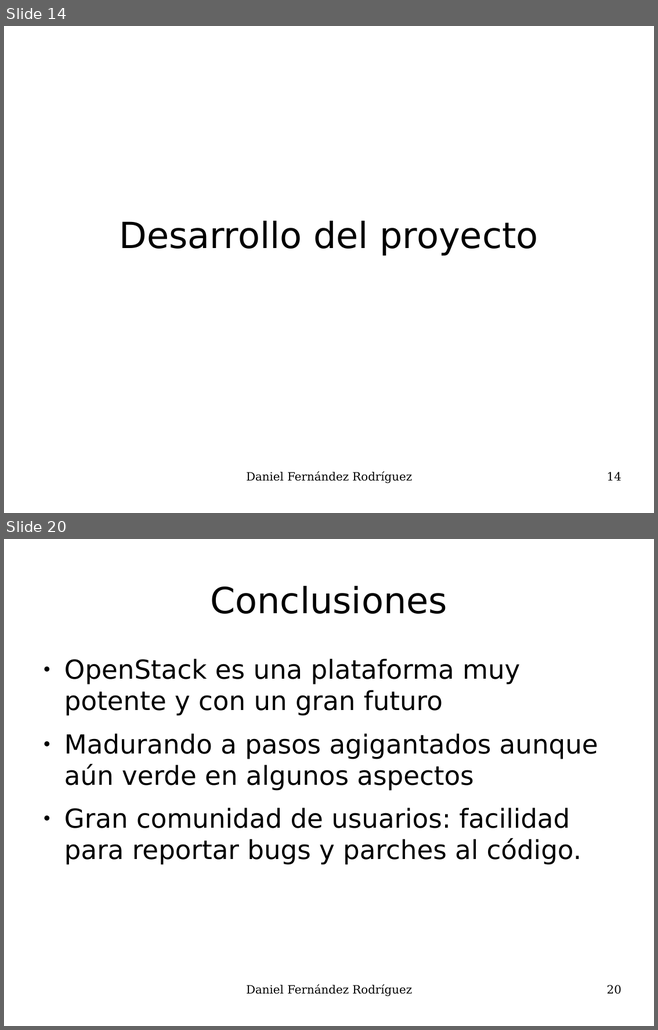
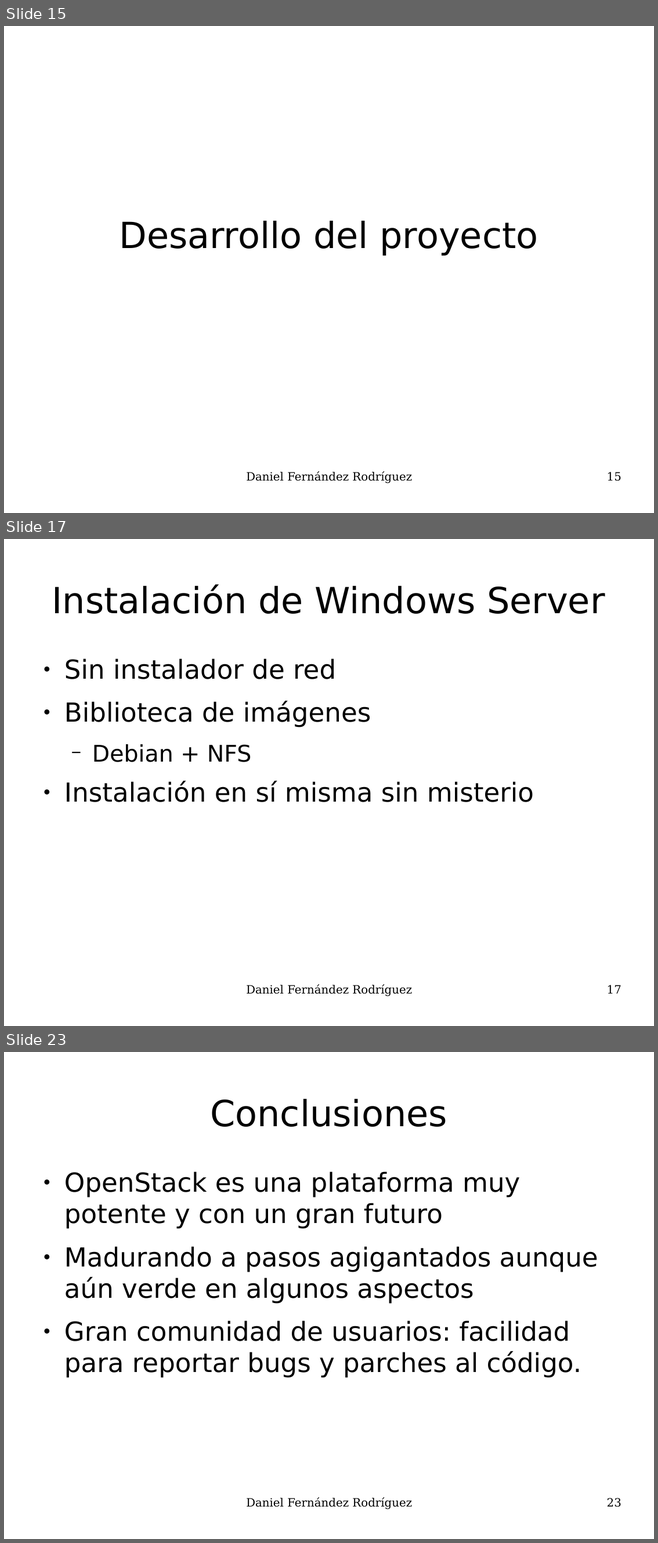
Before and after one commit to UO180222/tfg, a slide deck: docs/presentacion.odp. Shown one above the other, each under a label of ours: slides 14 and 20 before the commit, slides 15, 17 and 23 after it; the slides between them are not shown. The pictures are 658x1030 and 658x1543 pixels, drawn with LibreOffice and Linux fonts; fonts in the diff are those of the drawing. Boxes give left, top, right and bottom in pixels: in the first picture for what was removed or moved away, otherwise in the second. Text is boxed around its words. In the diff, an @@ line names an element or a change of style, - is before the commit and + after.

```diff
--- a/docs/presentacion.odp
+++ b/docs/presentacion.odp
@@ slide 17 added at box(4, 539, 654, 1026), background #FFFFFF @@
@@ title added at box(52, 584, 604, 614), 44 pt, text #000000 @@
+Instalación de Windows Server
@@ text added at box(64, 658, 534, 802), 32 pt, text #000000 @@
+● Sin instalador de red
+● Biblioteca de imágenes
+  − Debian + NFS
+● Instalación en sí misma sin misterio
@@ text added at box(246, 985, 412, 997), 14 pt, text #000000 @@
+Daniel Fernández Rodríguez
@@ page number added at box(607, 985, 621, 994), 14 pt, text #000000 @@
+17
@@ what was slide 14 is now slide 15 @@
@@ page number at box(607, 472, 621, 481): text changed @@
-14
+15
@@ what was slide 20 is now slide 23 @@
@@ page number at box(607, 1498, 621, 1507): text changed @@
-20
+23
```
Also in this commit, not shown: 15 slides changed, 2 other slides added, 44 other files.
